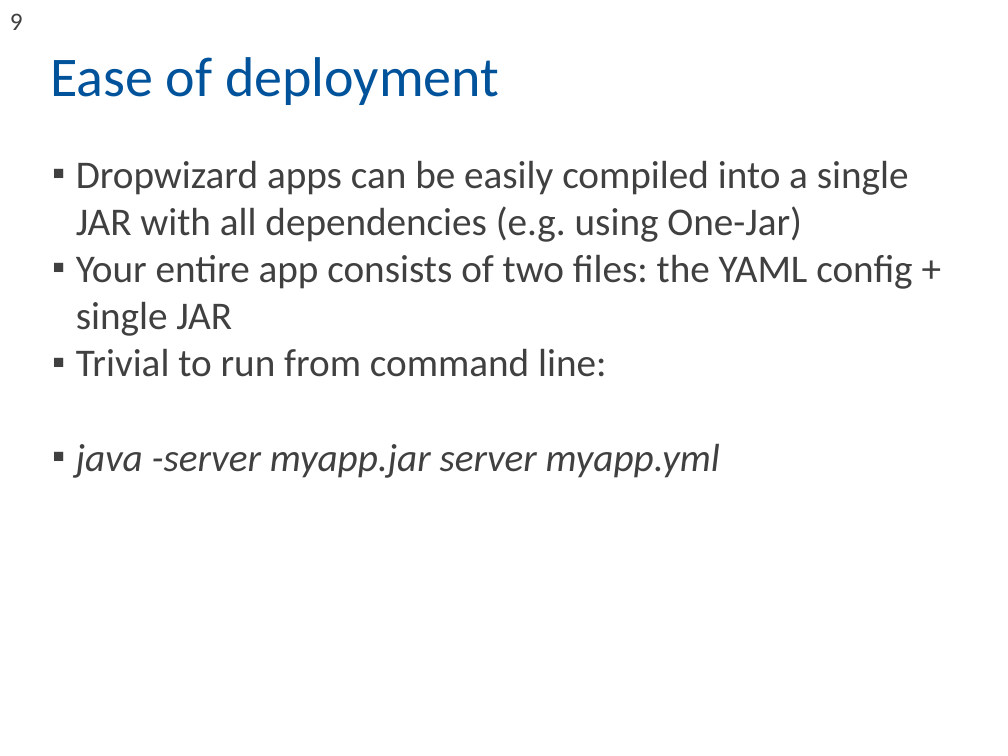
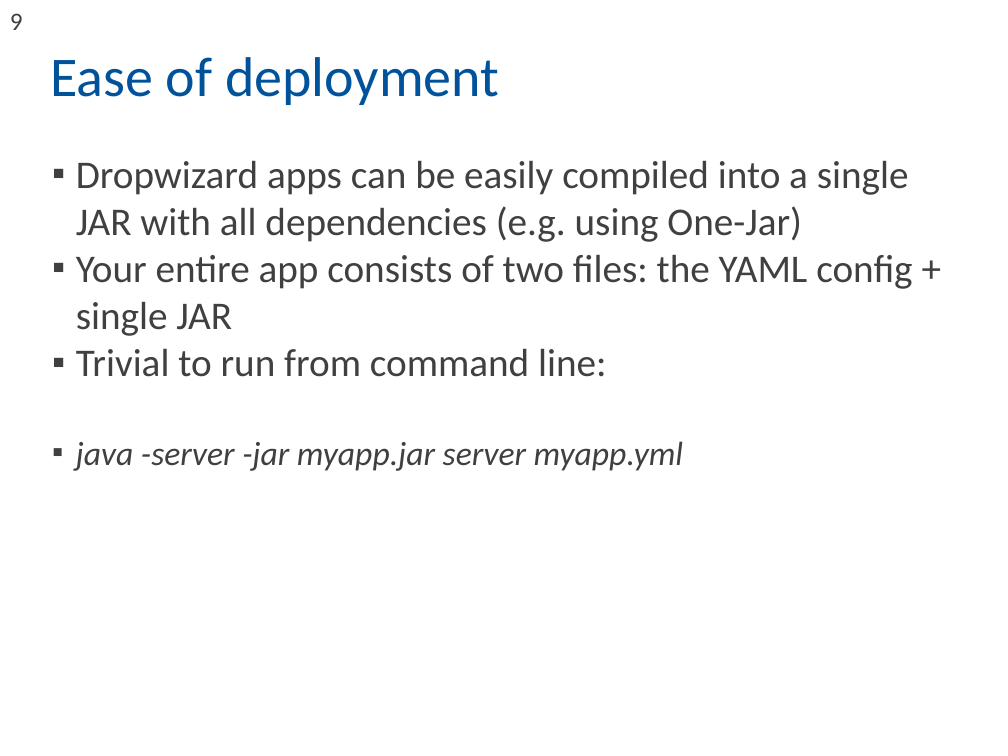
Before and after one commit to jacek99/dropwizard-spring-di-security-onejar-example, a slide deck: slide 9 of Dropwizard_Spring.odp. Drawn at 1008x756 pixels with LibreOffice and Linux fonts; fonts in the diff are those of the drawing; background and template pictures are left out. Boxes give left, top, right and bottom in pixels: in the first picture for what was removed or moved away, otherwise in the second. Text is boxed around its words. In the diff, an @@ line names an element or a change of style, - is before the commit and + after.

Commit message:
presentation updates

```diff
--- a/Dropwizard_Spring.odp
+++ b/Dropwizard_Spring.odp
@@ text at bbox=[76, 441, 684, 471]: text changed; size 28 to 24 pt @@
-▪ java -server myapp.jar server myapp.yml
+▪ java -server -jar myapp.jar server myapp.yml
```
Also in this commit, not shown: 2 other slides changed, 1 slide added, 1 other file.
